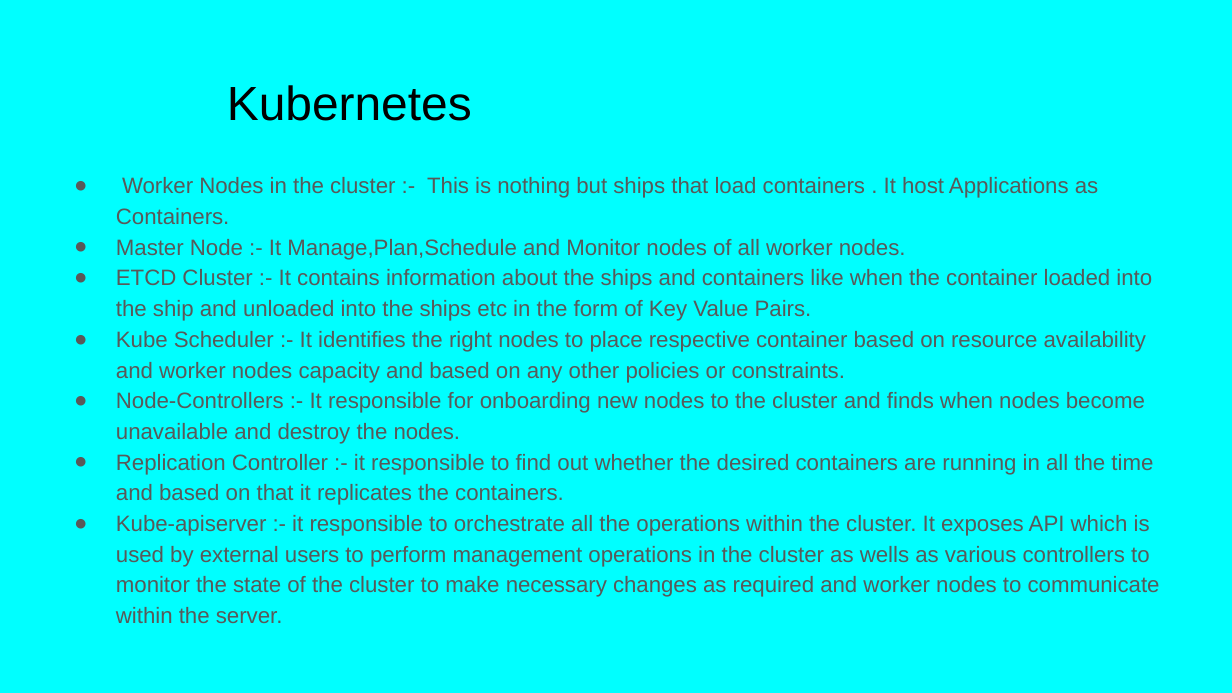
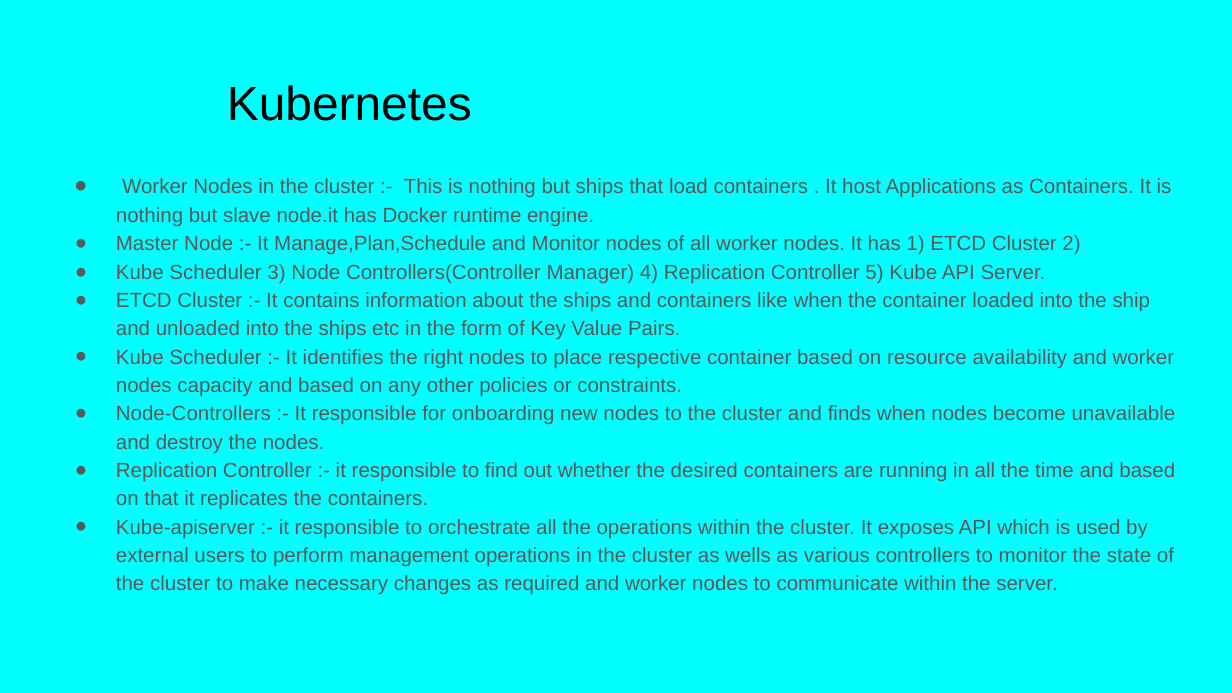
Before and after one commit to Balaji504/DevOpsProject, a slide deck: slide 5 of docs/Kubernetes.pptx (slide 4 before the commit). Drawn at 1232x693 pixels with LibreOffice and Linux fonts; fonts in the diff are those of the drawing. Boxes give left, top, right and bottom in pixels: in the first picture for what was removed or moved away, otherwise in the second. Text is boxed around its words. In the diff, an @@ line names an element or a change of style, - is before the commit and + after.

Commit message:
Deploy springboot using kubernetes
Deploy springboot using kubernetes

```diff
--- a/docs/Kubernetes.pptx
+++ b/docs/Kubernetes.pptx
@@ text at <box>116,178,1172,284</box>: text changed; size 13 to 12 pt @@
-● Worker Nodes in the cluster :- This is nothing but ships that load containers . It host Applications as Containers.
-● Master Node :- It Manage,Plan,Schedule and Monitor nodes of all worker nodes.
+● Worker Nodes in the cluster :- This is nothing but ships that load containers . It host Applications as Containers. It is nothing but slave node.it has Docker runtime engine.
+● Master Node :- It Manage,Plan,Schedule and Monitor nodes of all worker nodes. It has 1) ETCD Cluster 2)
+● Kube Scheduler 3) Node Controllers(Controller Manager) 4) Replication Controller 5) Kube API Server.
@@ text at <box>116,292,1176,595</box>: size 13 to 12 pt in "ETCD Cluster :- It contains information about ...", "Kube Scheduler :- It identifies the right ...", "Node-Controllers :- It responsible for onboarding new ...", "Replication Controller :- it responsible to find ..." and 1 more places; indent changed @@
```
Also in this commit, not shown: 3 other slides changed, 16 slides added, 2 other files.
